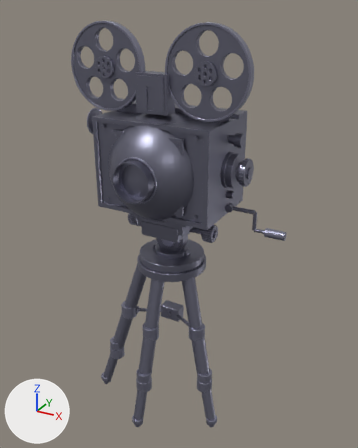
The glTF model src/assets/market-camera.glb as it was, and as the next commit left it.
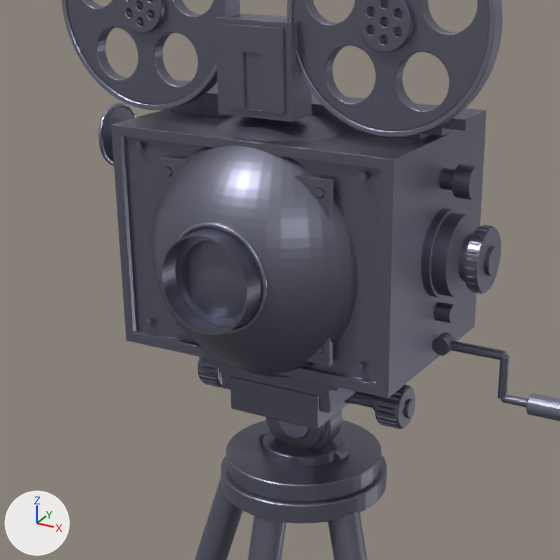
There are two pictures of each version: one whole from a 50 mm lens placed at (829.0, -1451.0, 499.0), pointed at (54.0, -42.0, -205.0), one close up on the part from 13% to 78% of the width and 15% to 66% of the height. Lighting does not change. The marker at lower left points along +X, +Y and +Z. The first two pictures are the older version. Where no turn or scale is listed for an object, it has been applied to the vertices. Vertices at exactly the same position are counted once.

In view in the first close-up: 'camera_body', 'crank', 'head', 'iris_blades', 'l_glass', 'lens', 'reel_a', 'reel_b', 'tripod'.
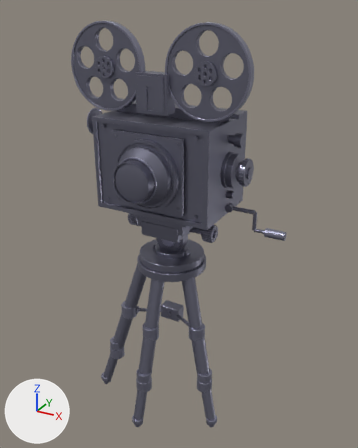
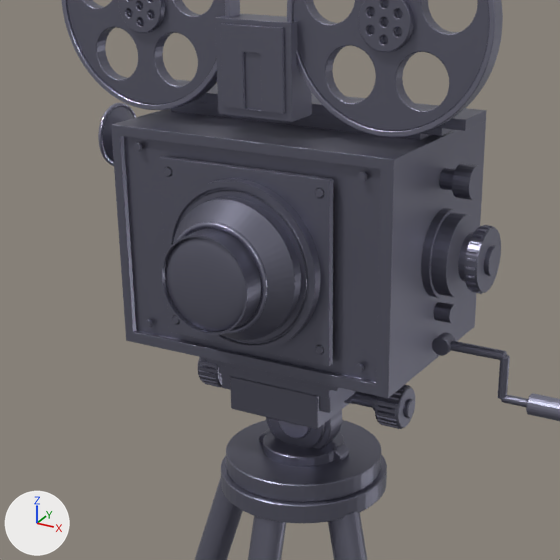
Pixel boxes [x1, y1, x2, y2] of what changed, in the close-ups (560 x 560 px):
'l_glass', reshaped, moved
    before: [151, 112, 357, 378]
    after: [165, 237, 246, 332]
part 1 of me_sphere, deleted
    before: [151, 112, 357, 378]
part 2 of me_sphere, added
    after: [165, 237, 246, 332]
'lens', unchanged, uncovered by the edit
    before: [161, 222, 268, 335]
    after: [161, 178, 321, 351]

What changed in the scene script:
```text
Change me_sphere:
    used by ob_l_glass; location = (0.0, -44.0, 0.0)
    remove me_sphere.from_pydata(...)  # 3269 vertices, 6534 faces; spans x -190.0..190.0, y -190.0..178.0, z -190.0..190.0
    add me_sphere.from_pydata(...)  # 1152 vertices, 2300 faces; spans x -64.0..64.0, y -11.0..0.0, z -64.0..64.0
    me_sphere part 1: 3269 vertices removed from x -190.0..190.0, y -190.0..178.0, z -190.0..190.0
    me_sphere part 2: 1152 vertices added at x -64.0..64.0, y -11.0..0.0, z -64.0..64.0
Change ob_l_glass:
    ob_l_glass.location: (0.0, -44.0, 0.0) -> (0.0, -247.0, 0.0)
```
